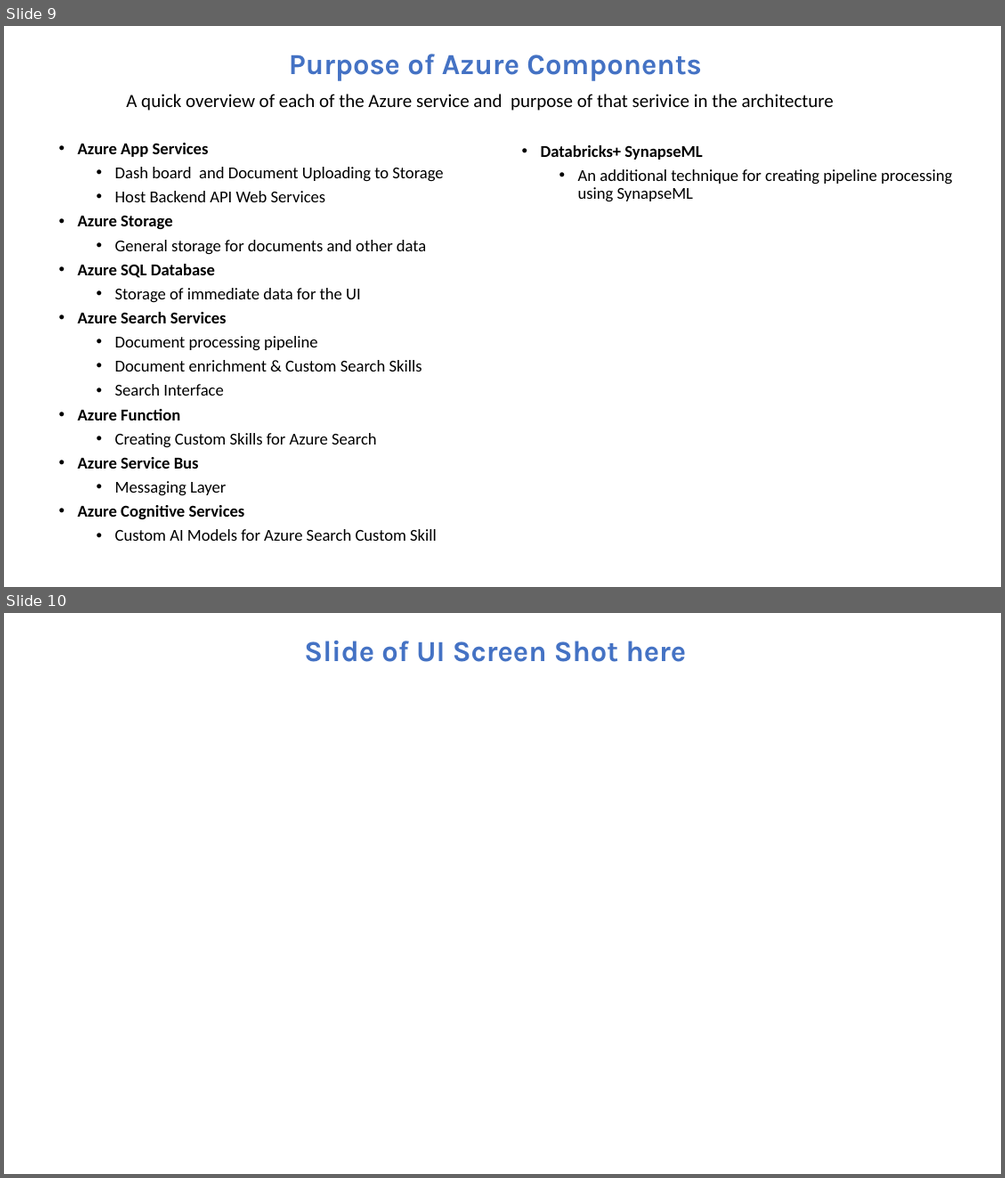
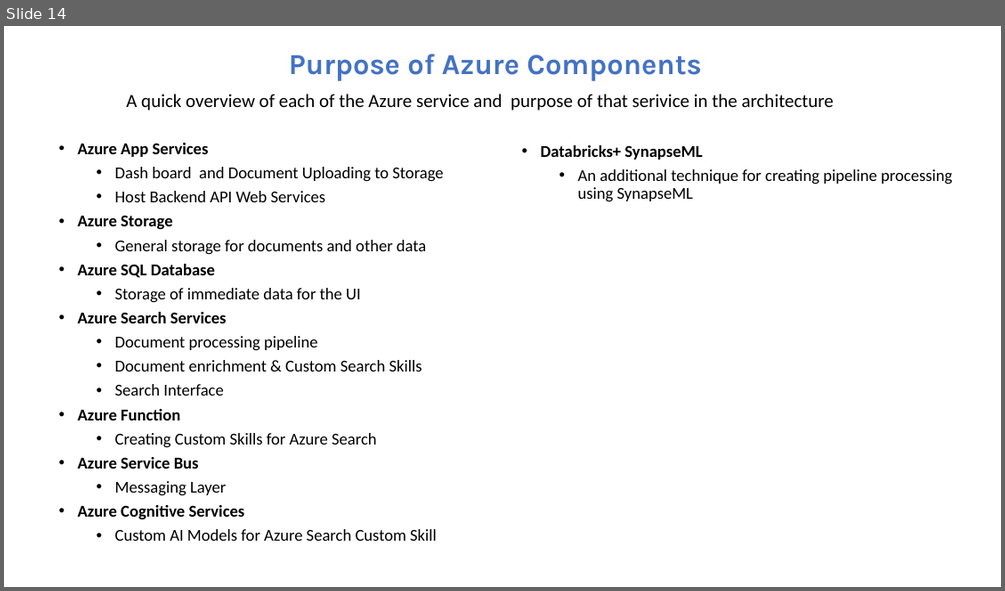
Before and after one commit to appliedcognetics/esgWorkshop, a slide deck: src/workshop/documents/presentation.pptx. Shown one above the other, each under a label of ours: slides 9 and 10 before the commit, slide 14 after it. The pictures are 1005x1178 and 1005x591 pixels, drawn with LibreOffice and Linux fonts; fonts in the diff are those of the drawing; background and template pictures are left out. Boxes give left, top, right and bottom in pixels: in the first picture for what was removed or moved away, otherwise in the second. Text is boxed around its words. In the diff, an @@ line names an element or a change of style, - is before the commit and + after.

```diff
--- a/src/workshop/documents/presentation.pptx
+++ b/src/workshop/documents/presentation.pptx
@@ slide 10 removed at <box>4,613,1001,1174</box>, background picture (left out) @@
@@ title removed at <box>304,640,687,662</box> @@
-Slide of UI Screen Shot here
@@ what was slide 9 is now slide 14 @@
```
Also in this commit, not shown: 1 slide changed, 4 slides added, 1 other slide removed.
